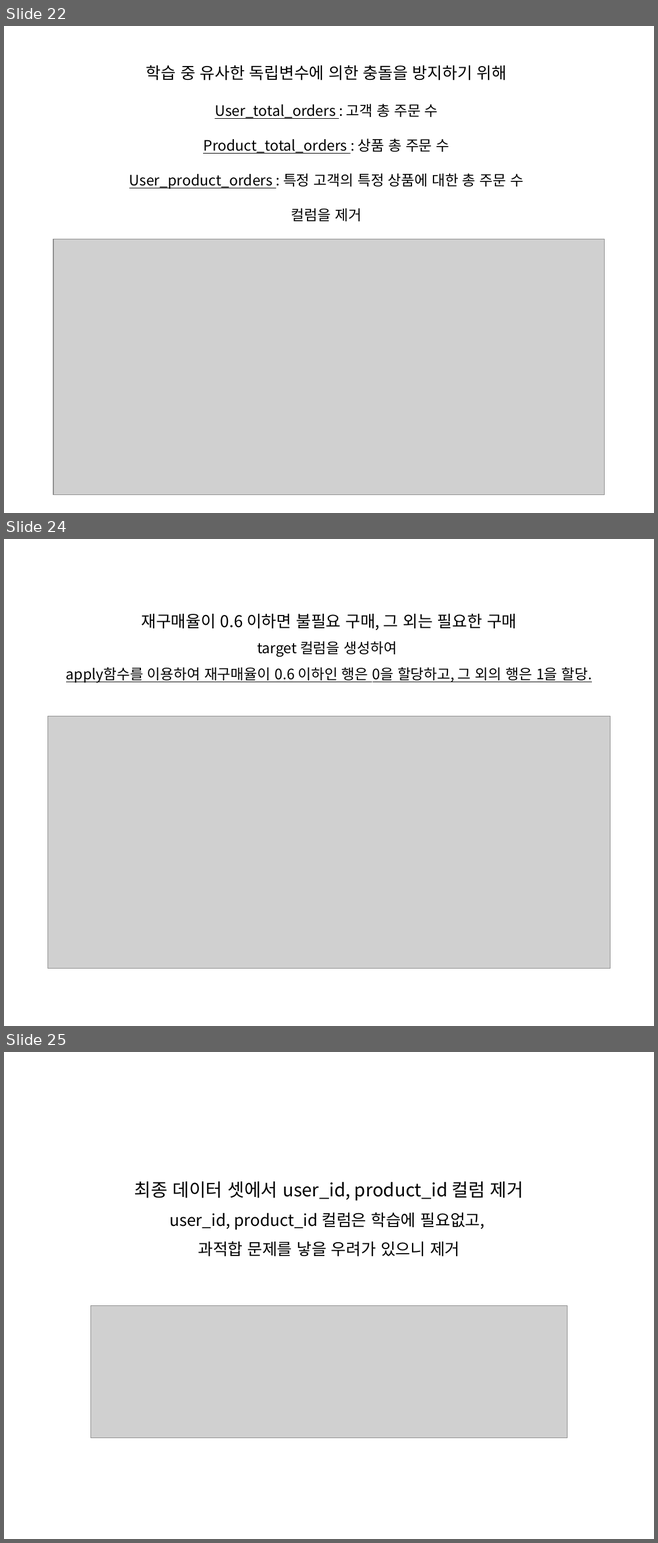
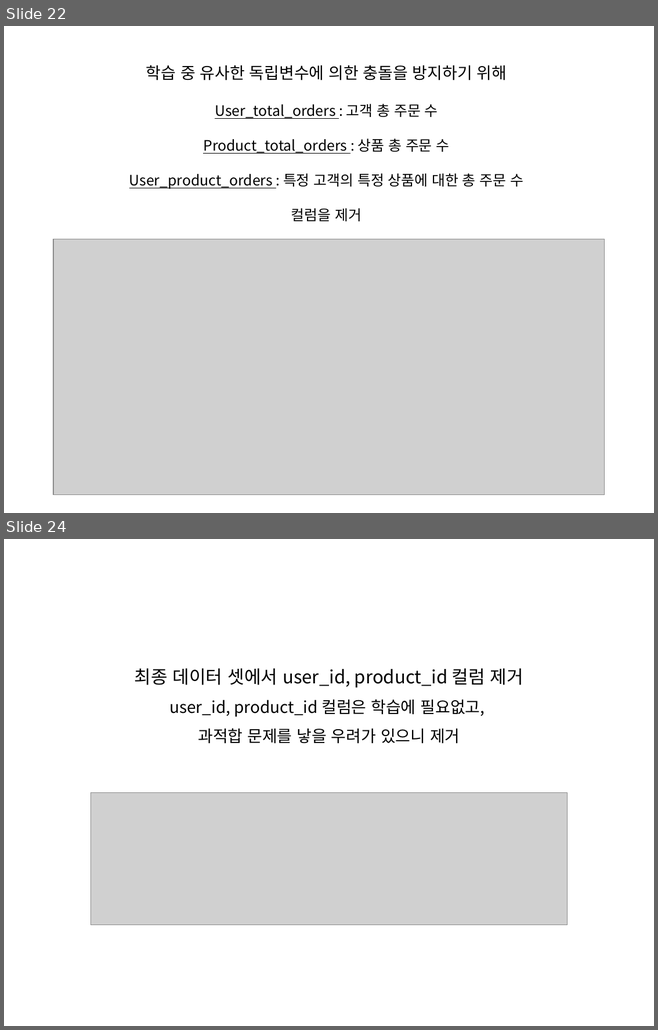
Before and after one commit to WasVelinn/1stPerSonalProjecT, a slide deck: 프레젠테이션1.pptx. Shown one above the other, each under a label of ours: slides 22, 24 and 25 before the commit, slides 22 and 24 after it; the slides between them are not shown. The pictures are 658x1543 and 658x1030 pixels, drawn with LibreOffice and Linux fonts; fonts in the diff are those of the drawing; grey boxes stand for pictures. Boxes give left, top, right and bottom in pixels: in the first picture for what was removed or moved away, otherwise in the second. Text is boxed around its words. In the diff, an @@ line names an element or a change of style, - is before the commit and + after.

```diff
--- a/프레젠테이션1.pptx
+++ b/프레젠테이션1.pptx
@@ slide 24 removed at (4, 539, 654, 1026), background #FFFFFF @@
@@ title removed at (66, 614, 592, 683) @@
-재구매율이 0.6 이하면 불필요 구매, 그 외는 필요한 구매
-target 컬럼을 생성하여
-apply함수를 이용하여 재구매율이 0.6 이하인 행은 0을 할당하고, 그 외의 행은 1을 할당.
@@ picture removed at (48, 716, 610, 969) @@
@@ what was slide 25 is now slide 24 @@
```
Also in this commit, not shown: 11 slides changed, 4 slides added, 2 other slides removed, 8 other files.
